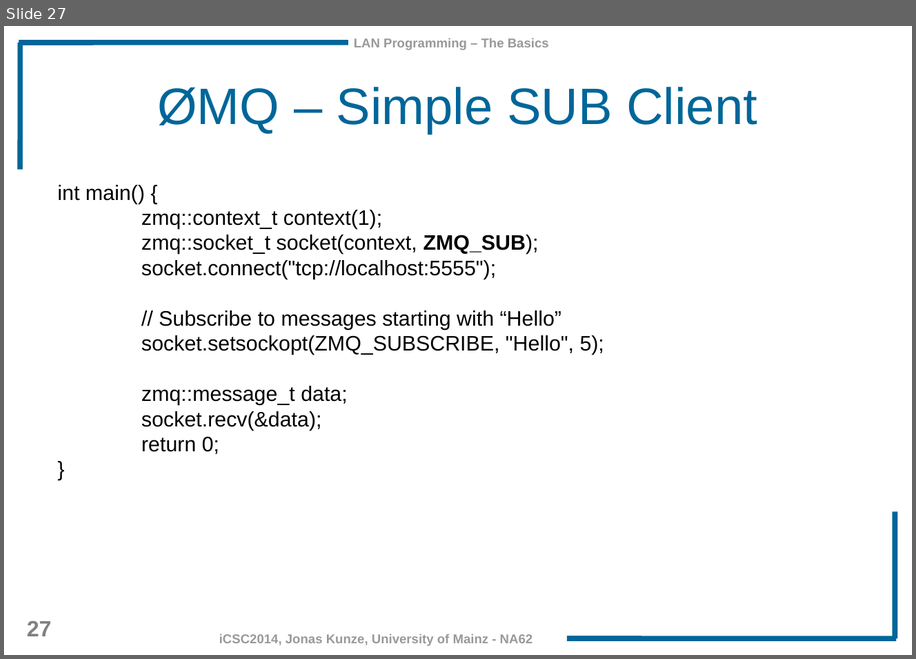
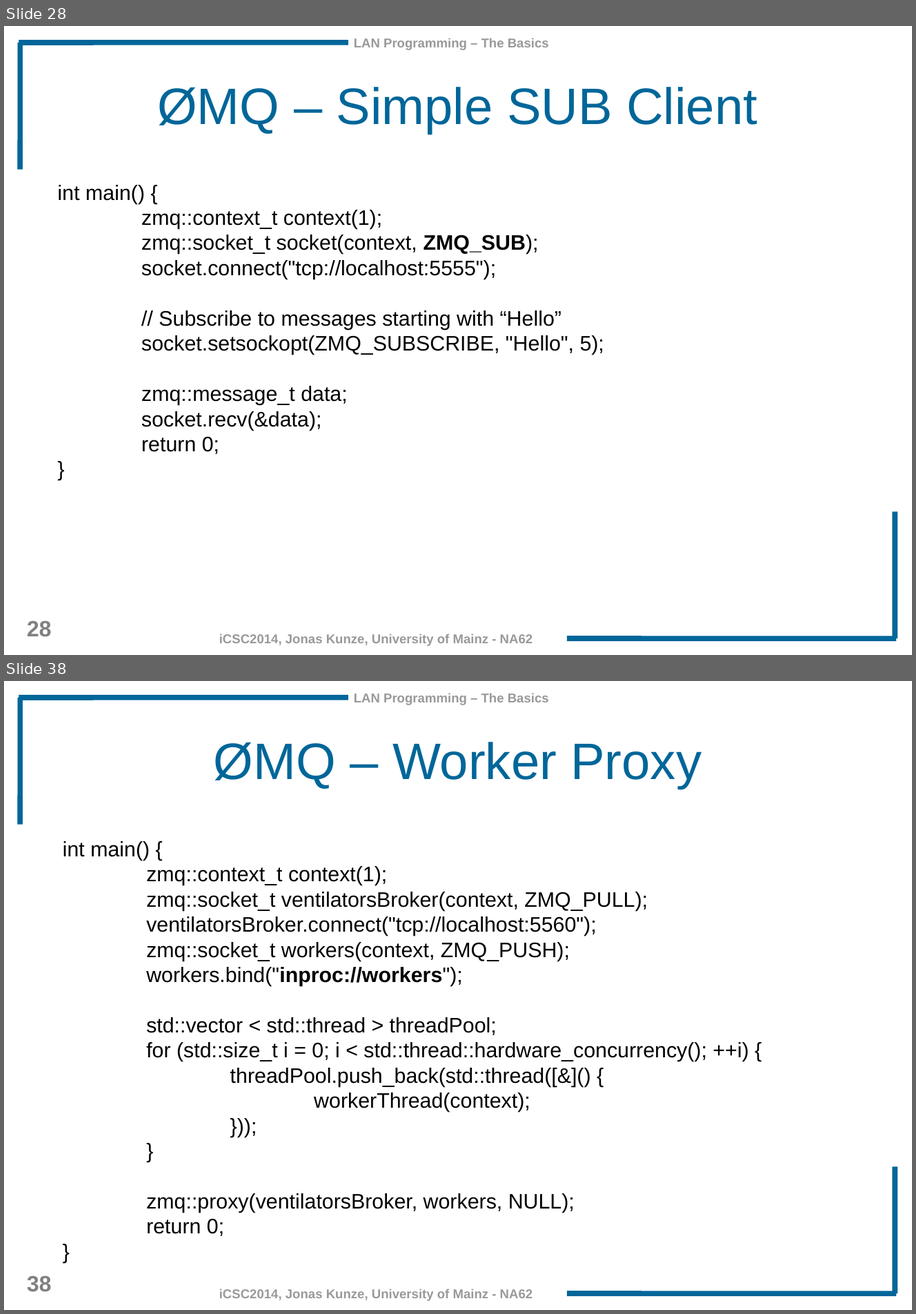
Before and after one commit to JonasKunze/icsc2014, a slide deck: iCSC-2014-Network-Libraries.odp. Shown one above the other, each under a label of ours: slide 27 before the commit, slides 28 and 38 after it; the slides between them are not shown. The pictures are 916x659 and 916x1314 pixels, drawn with LibreOffice and Linux fonts; fonts in the diff are those of the drawing; background and template pictures are left out. Boxes give left, top, right and bottom in pixels: in the first picture for what was removed or moved away, otherwise in the second. Text is boxed around its words. In the diff, an @@ line names an element or a change of style, - is before the commit and + after.

Commit message:
ZMQ Broker and Multithreading

```diff
--- a/iCSC-2014-Network-Libraries.odp
+++ b/iCSC-2014-Network-Libraries.odp
@@ slide 38 added at (x1=4, y1=681, x2=912, y2=1310), background #FFFFFF; not listed: 7 template elements that a slide beside it also shows @@
@@ title added at (x1=214, y1=742, x2=702, y2=789), 44 pt, text #006699 @@
+ØMQ – Worker Proxy
@@ text added at (x1=63, y1=841, x2=749, y2=1236), 18 pt, text #000000 @@
+int main() {
+zmq::context_t context(1);
+zmq::socket_t ventilatorsBroker(context, ZMQ_PULL);
+ventilatorsBroker.connect("tcp://localhost:5560");
+zmq::socket_t workers(context, ZMQ_PUSH);
+workers.bind("inproc://workers");
+std::vector < std::thread > threadPool;
+for (std::size_t i = 0; i < std::thread::hardware_concurrency(); ++i) {
+threadPool.push_back(std::thread([&]() {
+workerThread(context);
+}));
+}
+zmq::proxy(ventilatorsBroker, workers, NULL);
+return 0;
+}
@@ what was slide 27 is now slide 28 @@
@@ page number at (x1=27, y1=620, x2=52, y2=636): text changed @@
-27
+28
```
Also in this commit, not shown: 6 slides changed, 10 other slides added.
